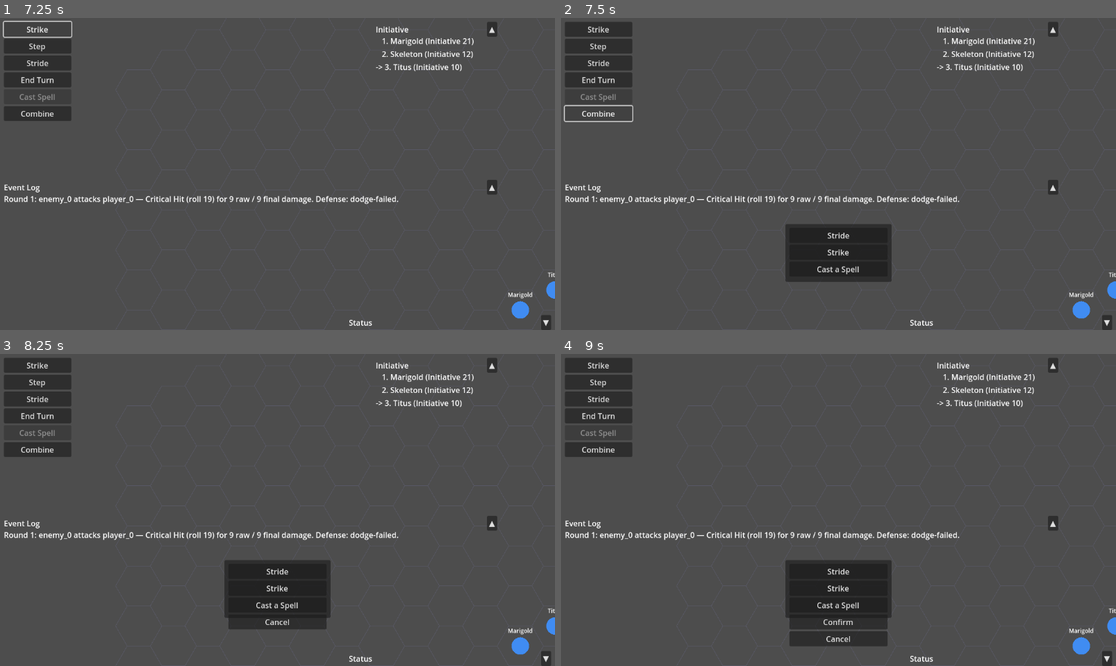
Above: before the commit, frames 1-4 (two rows, left to right).
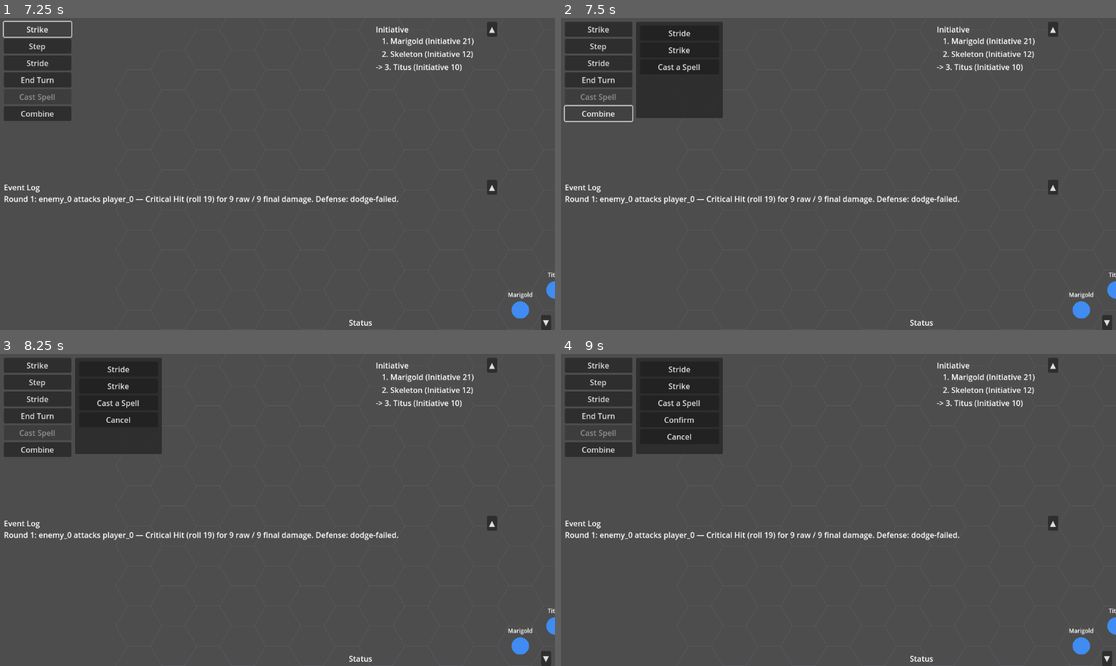
Above: after the commit, the same moments.

Repository: Pyroraptor/hykaen
Game: Godot game, scene res://scenes/TitleScreen.tscn
Two runs of this game, one before a commit and one after it. Both use one fixed random seed, a clock stepped at 60 frames per second and the inputs below.
Inputs (mouse positions are in pixels of both pictures, inside the frame that each line leads up to):
- Up to frame 1 (7.25 s): click "New Game" at 0.5 s; click "▲" at 1.25 s; click "▼" at 2 s; tap Enter at 2.75 s; move the mouse to (399, 158) at 2.77 s; hold Right (ui_right) 2.78-3.5 s; hold Shift 2.78-3.5 s; click (399, 158) at 2.92 s; click "Step" at 3.5 s; click "Stride" at 4.25 s; click "End Turn" at 5 s; click "Dodge" at 5.75 s; click "Strike" at 6.5 s
- Up to frame 2 (7.5 s): click "Combine" at 7.25 s
- Up to frame 3 (8.25 s): click "Stride" at 8 s
- Up to frame 4 (9 s): click "Strike" at 8.75 s

Frame 1 is identical in both runs. In frame 2, 8.2% of the frame differs, in the area x 13-60%, y 1-85%; in frame 3, 8.8%; in frame 4, 9.6%, in the area x 13-60%, y 1-94%.

Commit message:
fix: move SpellPickerPanel to top-left beside verb bar
Changed from center-bottom anchoring (anchor_left/right=0.5,
anchor_top/bottom=1.0) to top-left anchoring, positioned at x=156 (8px
right of the verb bar's right edge at 148) and y=8 (aligned with the verb
bar top). 180x200px — fits ~5 spell/combine options at standard button
height.

Co-Authored-By: Claude Sonnet 4.6 <noreply@anthropic.com>

Diff:
--- a/MainScene.gd
+++ b/MainScene.gd
@@ -375,15 +375,15 @@
 	var spell_picker_panel := Panel.new()
 	spell_picker_panel.name = "SpellPickerPanel"
 	spell_picker_panel.visible = false
-	spell_picker_panel.custom_minimum_size = Vector2(220, 40)
-	spell_picker_panel.anchor_left   = 0.5
-	spell_picker_panel.anchor_right  = 0.5
-	spell_picker_panel.anchor_top    = 1.0
-	spell_picker_panel.anchor_bottom = 1.0
-	spell_picker_panel.offset_left   = -110
-	spell_picker_panel.offset_right  = 110
-	spell_picker_panel.offset_top    = -220
-	spell_picker_panel.offset_bottom = -100
+	spell_picker_panel.custom_minimum_size = Vector2(180, 40)
+	spell_picker_panel.anchor_left   = 0.0
+	spell_picker_panel.anchor_right  = 0.0
+	spell_picker_panel.anchor_top    = 0.0
+	spell_picker_panel.anchor_bottom = 0.0
+	spell_picker_panel.offset_left   = 156
+	spell_picker_panel.offset_right  = 336
+	spell_picker_panel.offset_top    = 8
+	spell_picker_panel.offset_bottom = 208
 	$UILayer.add_child(spell_picker_panel)
 	_spell_picker.setup(spell_picker_panel)
 	selection_overlay.selection_cancelled.connect(func(_v): _spell_picker.hide())
